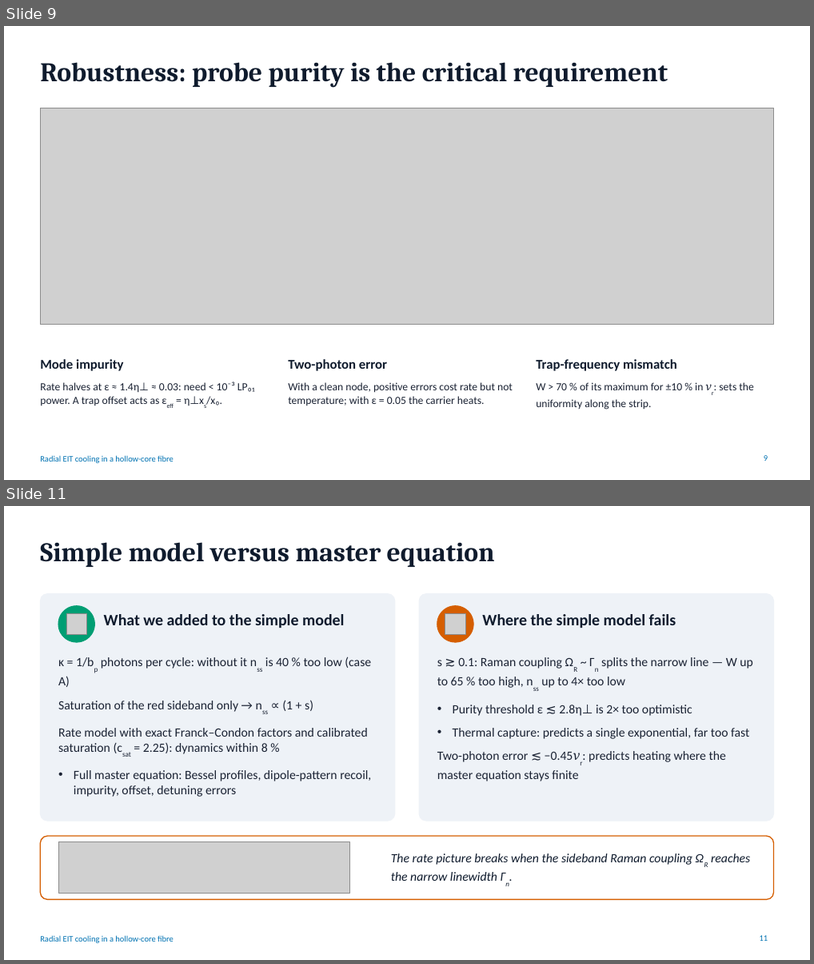
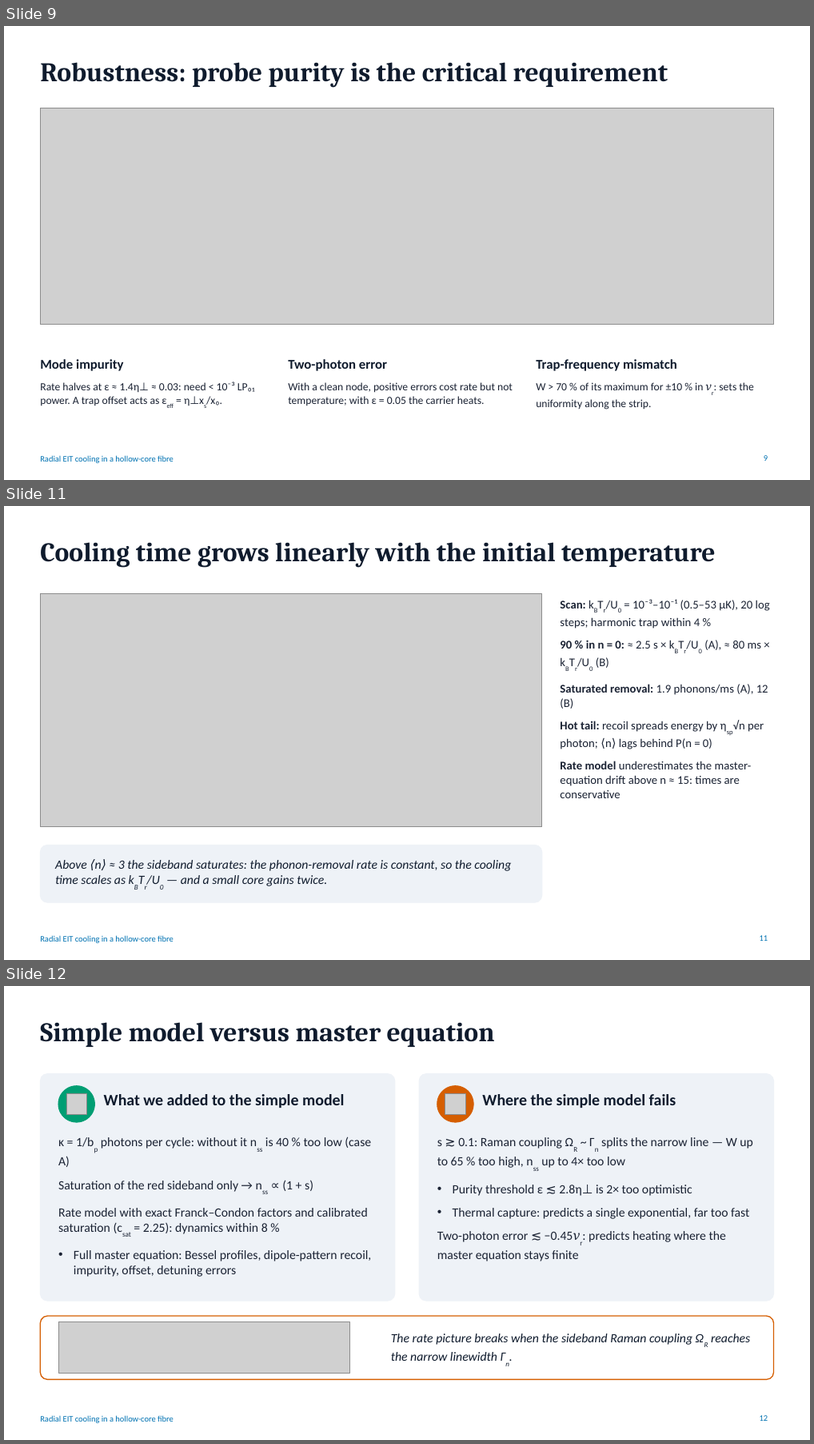
Before and after one commit to Leonardo-Razzai/hcf-eit-cooling, a slide deck: presentation/radial_eit_cooling_talk.pptx. Shown one above the other, each under a label of ours: slides 9 and 11 before the commit, slides 9, 11 and 12 after it; the slides between them are not shown. The pictures are 814x964 and 814x1444 pixels, drawn with LibreOffice and Linux fonts; fonts in the diff are those of the drawing; grey boxes stand for pictures. Boxes give left, top, right and bottom in pixels: in the first picture for what was removed or moved away, otherwise in the second. Text is boxed around its words. In the diff, an @@ line names an element or a change of style, - is before the commit and + after.

```diff
--- a/presentation/radial_eit_cooling_talk.pptx
+++ b/presentation/radial_eit_cooling_talk.pptx
@@ slide 11 added at [4,506,810,960], background #FFFFFF; not listed: 1 template element that a slide beside it also shows @@
@@ title added at [40,542,716,568], 32 pt, text #0F1B2D, bold @@
+Cooling time grows linearly with the initial temperature
@@ picture added at [40,594,542,827] @@
@@ text added at [560,599,770,798], 14 pt, text #1A2233 @@
+• Scan: kBTr/U0 = 10⁻³–10⁻¹ (0.5–53 µK), 20 log steps; harmonic trap within 4 %
+• 90 % in n = 0: ≈ 2.5 s × kBTr/U0 (A), ≈ 80 ms × kBTr/U0 (B)
+• Saturated removal: 1.9 phonons/ms (A), 12 (B)
+• Hot tail: recoil spreads energy by ηsp√n per photon; ⟨n⟩ lags behind P(n = 0)
+• Rate model underestimates the master-equation drift above n ≈ 15: times are conservative
@@ rounded rectangle added at [40,844,542,902], fill #EEF2F7, outline #EEF2F7 1 pt @@
@@ text added at [55,860,511,886], 15 pt, text #0F1B2D, italic @@
+Above ⟨n⟩ ≈ 3 the sideband saturates: the phonon-removal rate is constant, so the cooling time scales as kBTr/U0 — and a small core gains twice.
@@ page number added at [760,935,769,940], 10 pt, text #0072B2 @@
+11
@@ what was slide 11 is now slide 12 @@
@@ page number at [760,1415,769,1420]: text changed @@
-11
+12
```
Also in this commit, not shown: 2 slides changed, 5 other files.
